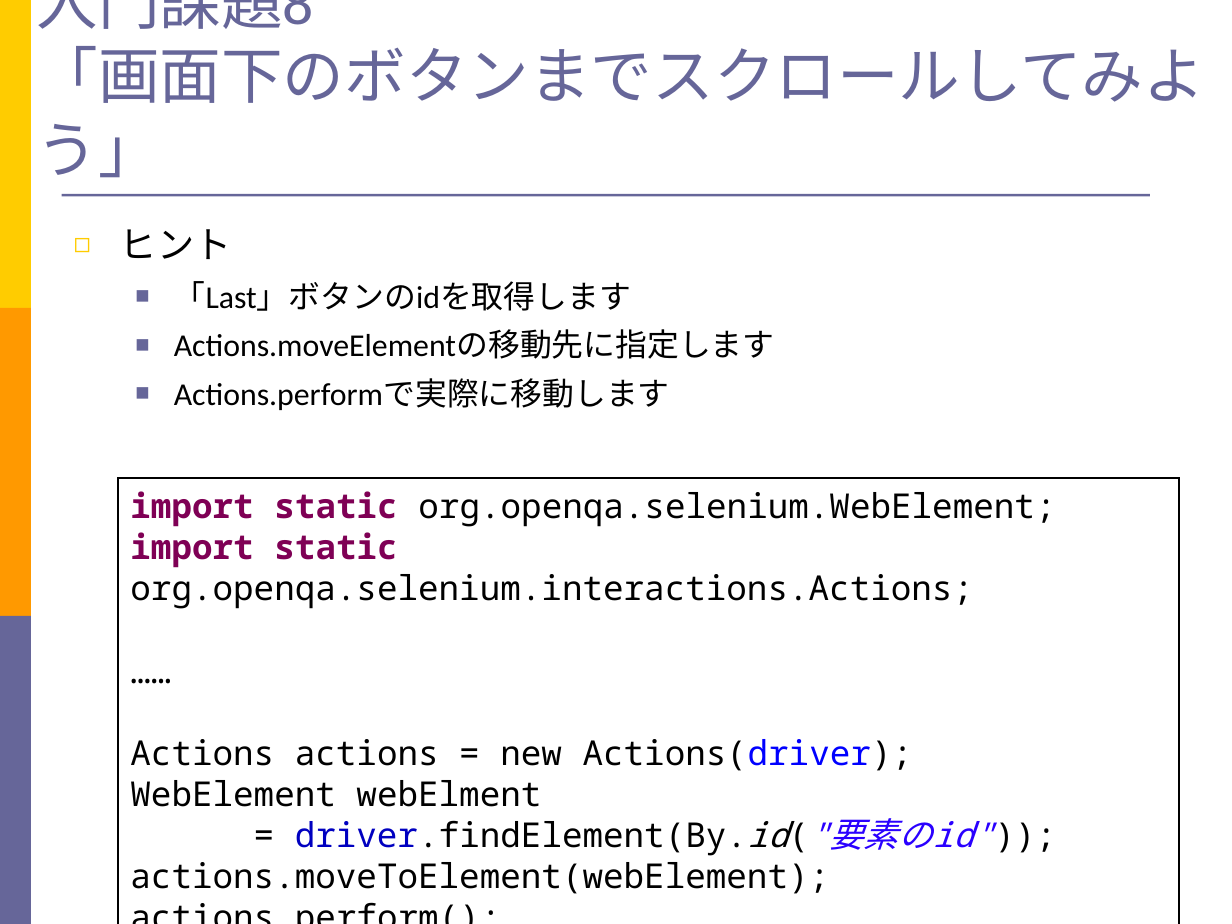
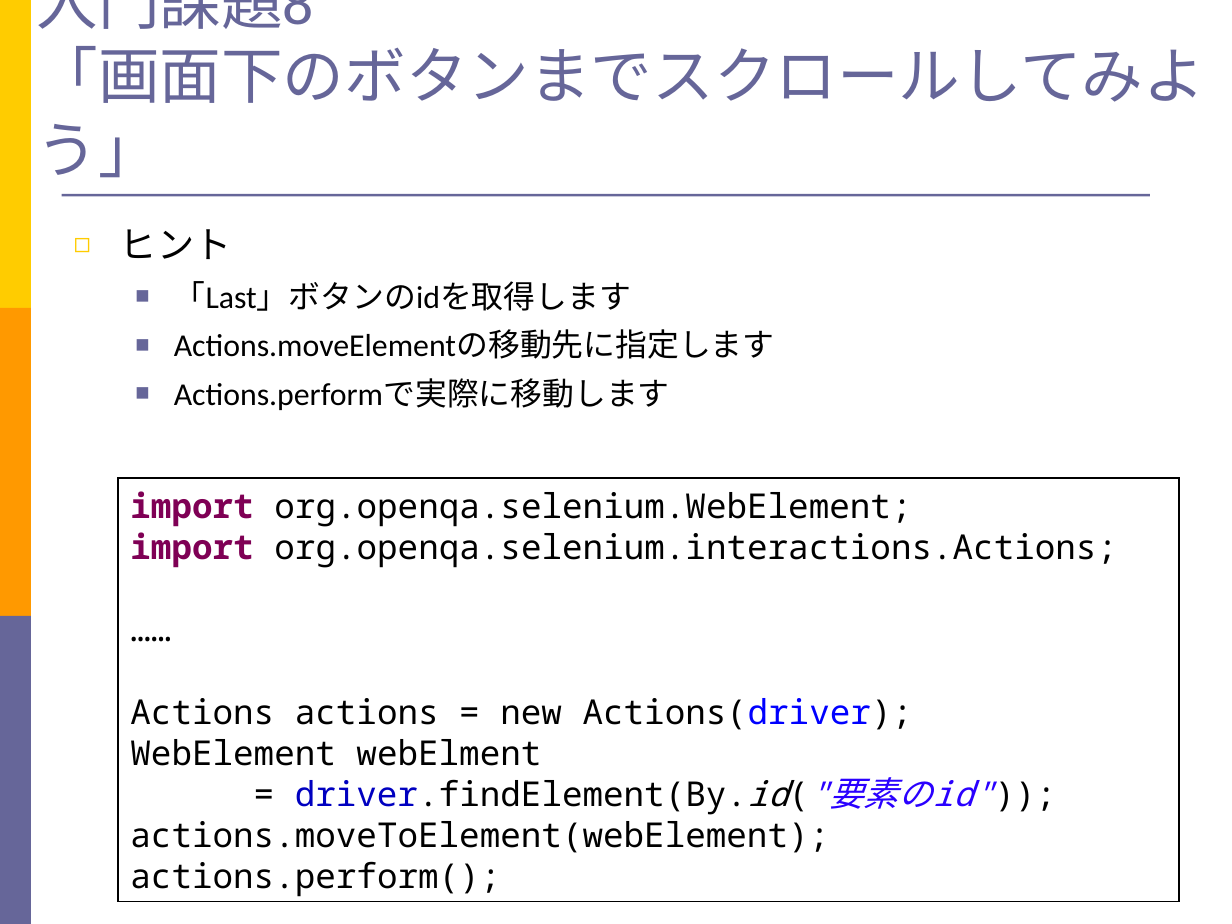
Before and after one commit to takuY-U2/STARHotel, a slide deck: slide 35 of docs/Slide.ppt. Drawn at 1232x924 pixels with LibreOffice and Linux fonts; fonts in the diff are those of the drawing. Boxes give left, top, right and bottom in pixels: in the first picture for what was removed or moved away, otherwise in the second. Text is boxed around its words. In the diff, an @@ line names an element or a change of style, - is before the commit and + after.

```diff
--- a/docs/Slide.ppt
+++ b/docs/Slide.ppt
@@ rectangle "import org.openqa.selenium.WebElement;": place and size @@
-rectangle "import org.openqa.selenium.WebElement;" at bbox=[118, 478, 1179, 924]
+rectangle "import org.openqa.selenium.WebElement;" at bbox=[118, 478, 1179, 902]
@@ text in rectangle at bbox=[130, 491, 1117, 568]: text changed @@
-import static org.openqa.selenium.WebElement;
-import static org.openqa.selenium.interactions.Actions;
+import org.openqa.selenium.WebElement;
+import org.openqa.selenium.interactions.Actions;
```
Also in this commit, not shown: 3 other slides changed, 3 slides added, 5 other files.
